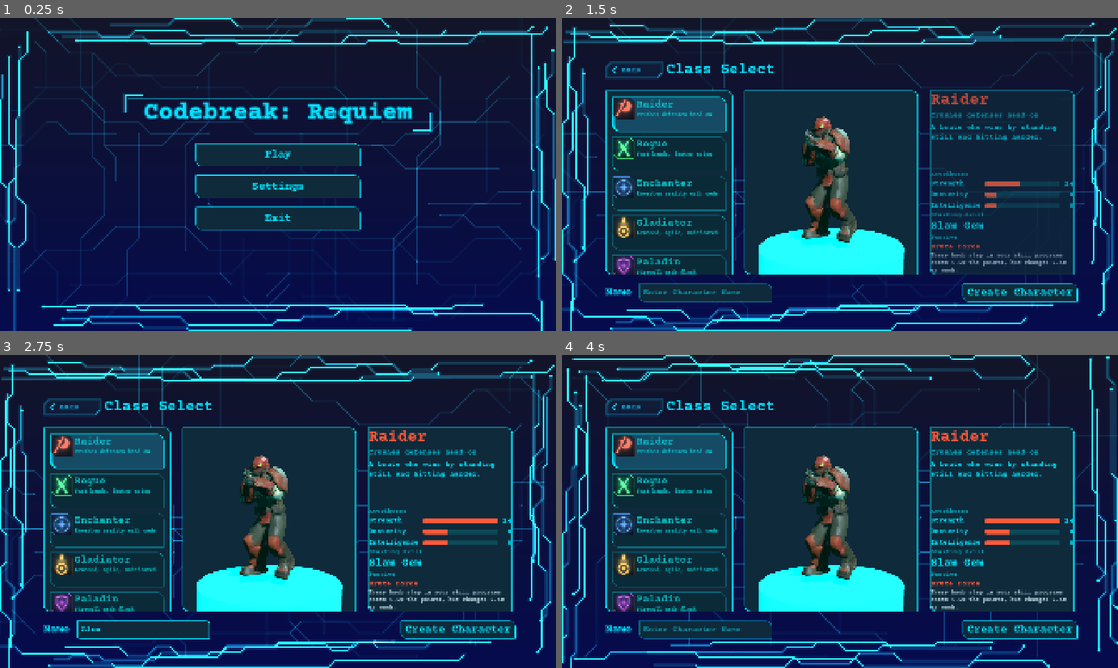
Above: before the commit, frames 1-4 (two rows, left to right).
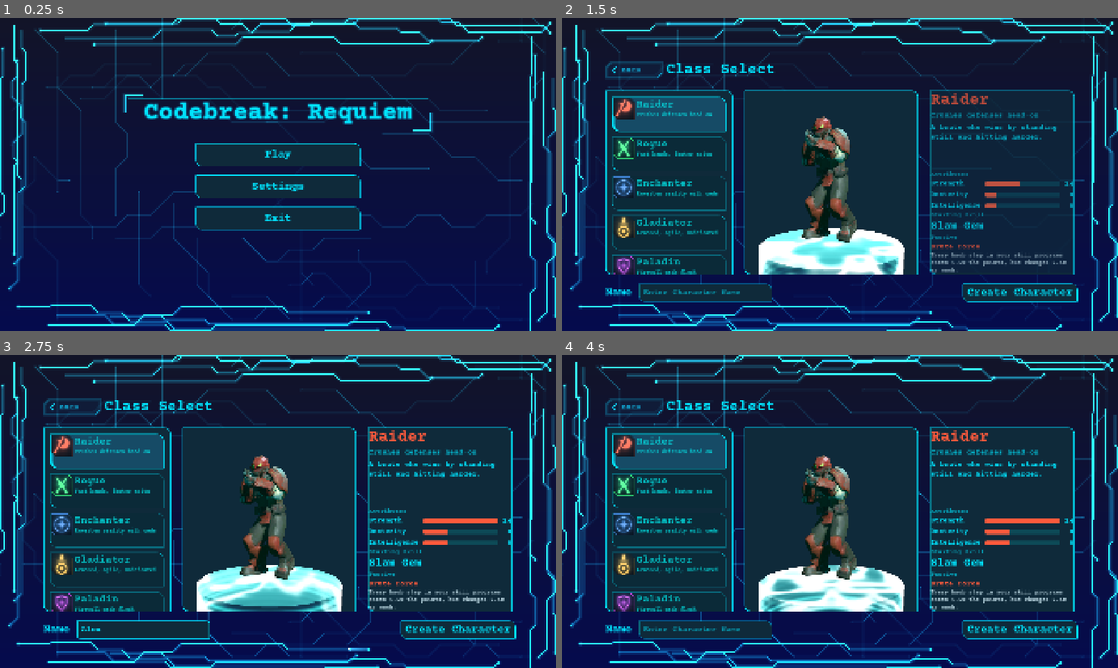
Above: after the commit, the same moments.

Repository: robynclemente0428-debug/Codebreak_Requiem_Project
Game: Godot game, scene res://scenes/ui/main_menu.tscn
Two runs of this game, one before a commit and one after it. Both use one fixed random seed, a clock stepped at 60 frames per second and the inputs below.
Inputs (mouse positions are in pixels of both pictures, inside the frame that each line leads up to):
- Up to frame 1 (0.25 s): no input
- Up to frame 2 (1.5 s): click "Play" at 0.5 s; click "01" at 1.25 s
- Up to frame 3 (2.75 s): click (144, 630) at 2.02 s; type "Alex" at 2.1 s
- Up to frame 4 (4 s): tap Enter at 2.75 s; move the mouse to (962, 495) at 2.77 s; hold D (right) 2.78-3.5 s; click (962, 495) at 2.85 s; tap Space at 3.02, 3.32 s; drag from (728, 527) to (812, 574) at 3.52 s

The runs differ from the first frame. In frame 1, 13% of the frame differs, in the area x 0-100%, y 0-100%; in frame 2, 15%; in frame 3, 15%; in frame 4, 15%.

Commit message:
Fix menu circuit seeds and add hologram class-select platform
- Main menu, character select and class select: set seed_value = 100 on
  Circuit Background and CircuitBorder so the pattern is the same on
  every screen.
- Class select: the preview platform gets the hologram_glitch shader as
  its material and orb_arcane as an overlay.

Co-Authored-By: Claude Opus 5.5 <noreply@anthropic.com>

Diff:
--- a/scenes/ui/character_slots/character_select.tscn
+++ b/scenes/ui/character_slots/character_select.tscn
@@ -39,9 +39,11 @@
 
 [node name="Circuit Background" parent="." unique_id=499650488 instance=ExtResource("3_plxai")]
 layout_mode = 1
+seed_value = 100
 
 [node name="CircuitBorder" parent="." unique_id=304354947 instance=ExtResource("4_rpccq")]
 layout_mode = 1
+seed_value = 100
 
 [node name="VBoxContainer" type="VBoxContainer" parent="." unique_id=626345794]
 layout_mode = 0
--- a/scenes/ui/class_select/class_select.tscn
+++ b/scenes/ui/class_select/class_select.tscn
@@ -8,8 +8,10 @@
 [ext_resource type="Script" uid="uid://dj0ktnv8eva86" path="res://scenes/ui/design/cyber_back_button.gd" id="5_g885k"]
 [ext_resource type="FontFile" uid="uid://cwuudm0bjtvk4" path="res://scenes/ui/font/Courier_Prime/CourierPrime-Bold.ttf" id="6_a4beg"]
 [ext_resource type="Shader" uid="uid://bj1r3k37ybtvy" path="res://assets/shaders/materials/shader/edge_detection.gdshader" id="8_hc0rs"]
-
-[sub_resource type="CanvasItemMaterial" id="CanvasItemMaterial_hc0rs"]
+[ext_resource type="Shader" uid="uid://kfcd702mcvha" path="res://assets/shaders/materials/game_shaders/hologram_glitch.gdshader" id="9_8yee1"]
+[ext_resource type="Shader" uid="uid://c6j74g7ux17v4" path="res://assets/shaders/materials/game_shaders/orb_arcane.gdshader" id="10_ufxba"]
+
+[sub_resource type="CanvasItemMaterial" id="CanvasItemMaterial_4flwa"]
 blend_mode = 1
 
 [sub_resource type="Environment" id="Environment_rwnve"]
@@ -28,6 +30,44 @@
 shader_parameter/useLighting = true
 shader_parameter/lineHighlight = 0.2
 shader_parameter/lineShadow = 0.55
+
+[sub_resource type="ShaderMaterial" id="ShaderMaterial_4fgvj"]
+render_priority = 0
+shader = ExtResource("9_8yee1")
+shader_parameter/holo_color = Color(0.1, 0.55, 1, 1)
+shader_parameter/glitch_tint = Color(0.6, 1, 1, 1)
+shader_parameter/intensity = 1.6
+shader_parameter/base_alpha = 0.25
+shader_parameter/tex_mix = 0.0
+shader_parameter/fresnel_power = 2.5
+shader_parameter/fresnel_strength = 1.2
+shader_parameter/scan_density = 60.0
+shader_parameter/scan_speed = 1.5
+shader_parameter/scan_strength = 0.5
+shader_parameter/sweep_speed = 0.6
+shader_parameter/sweep_width = 0.15
+shader_parameter/sweep_strength = 1.0
+shader_parameter/height_min = -1.0
+shader_parameter/height_max = 1.0
+shader_parameter/glitch_strength = 0.12
+shader_parameter/glitch_chance = 0.15
+shader_parameter/glitch_speed = 8.0
+shader_parameter/band_density = 12.0
+shader_parameter/burst_chance = 0.25
+shader_parameter/flicker_speed = 18.0
+shader_parameter/flicker_amount = 0.25
+
+[sub_resource type="ShaderMaterial" id="ShaderMaterial_br3p5"]
+render_priority = 0
+shader = ExtResource("10_ufxba")
+shader_parameter/color_a = Color(0.1, 0.4, 1, 1)
+shader_parameter/color_b = Color(0.6, 1, 1, 1)
+shader_parameter/rim_power = 2.5
+shader_parameter/band_scale = 9.0
+shader_parameter/band_strength = 0.6
+shader_parameter/speed = 1.0
+shader_parameter/intensity = 2.0
+shader_parameter/base_alpha = 0.15
 
 [sub_resource type="StandardMaterial3D" id="StandardMaterial3D_tqvqj"]
 albedo_color = Color(0.039215688, 0.101960786, 0.16470589, 1)
@@ -56,9 +96,11 @@
 
 [node name="Circuit Background" parent="." unique_id=499650488 instance=ExtResource("3_a4beg")]
 layout_mode = 1
+seed_value = 100
 
 [node name="CircuitBorder" parent="." unique_id=304354947 instance=ExtResource("4_hc0rs")]
 layout_mode = 1
+seed_value = 100
 
 [node name="Header" type="MarginContainer" parent="." unique_id=62466306]
 layout_mode = 0
@@ -167,6 +209,8 @@
 
 [node name="Platform" type="MeshInstance3D" parent="Content/RootVBox/Columns/PreviewPanel/PreviewContainer/PreviewViewport" unique_id=308679143]
 transform = Transform3D(1, 0, 0, 0, 1, 0, 0, 0, 1, 0, -0.54, 0)
+material_override = SubResource("ShaderMaterial_4fgvj")
+material_overlay = SubResource("ShaderMaterial_br3p5")
 mesh = SubResource("CylinderMesh_bl57u")
 
 [node name="ModelPivot" type="Node3D" parent="Content/RootVBox/Columns/PreviewPanel/PreviewContainer/PreviewViewport" unique_id=663597909]
--- a/scenes/ui/main_menu.tscn
+++ b/scenes/ui/main_menu.tscn
@@ -32,9 +32,11 @@
 
 [node name="Circuit Background" parent="." unique_id=499650488 instance=ExtResource("4_nqjyj")]
 layout_mode = 1
+seed_value = 100
 
 [node name="CircuitBorder" parent="." unique_id=304354947 instance=ExtResource("5_7vr37")]
 layout_mode = 1
+seed_value = 100
 
 [node name="VBoxContainer" type="VBoxContainer" parent="." unique_id=253320926]
 layout_mode = 1
Not shown: 2 places in scenes/ui/class_select/class_select.tscn that only renumber resources
